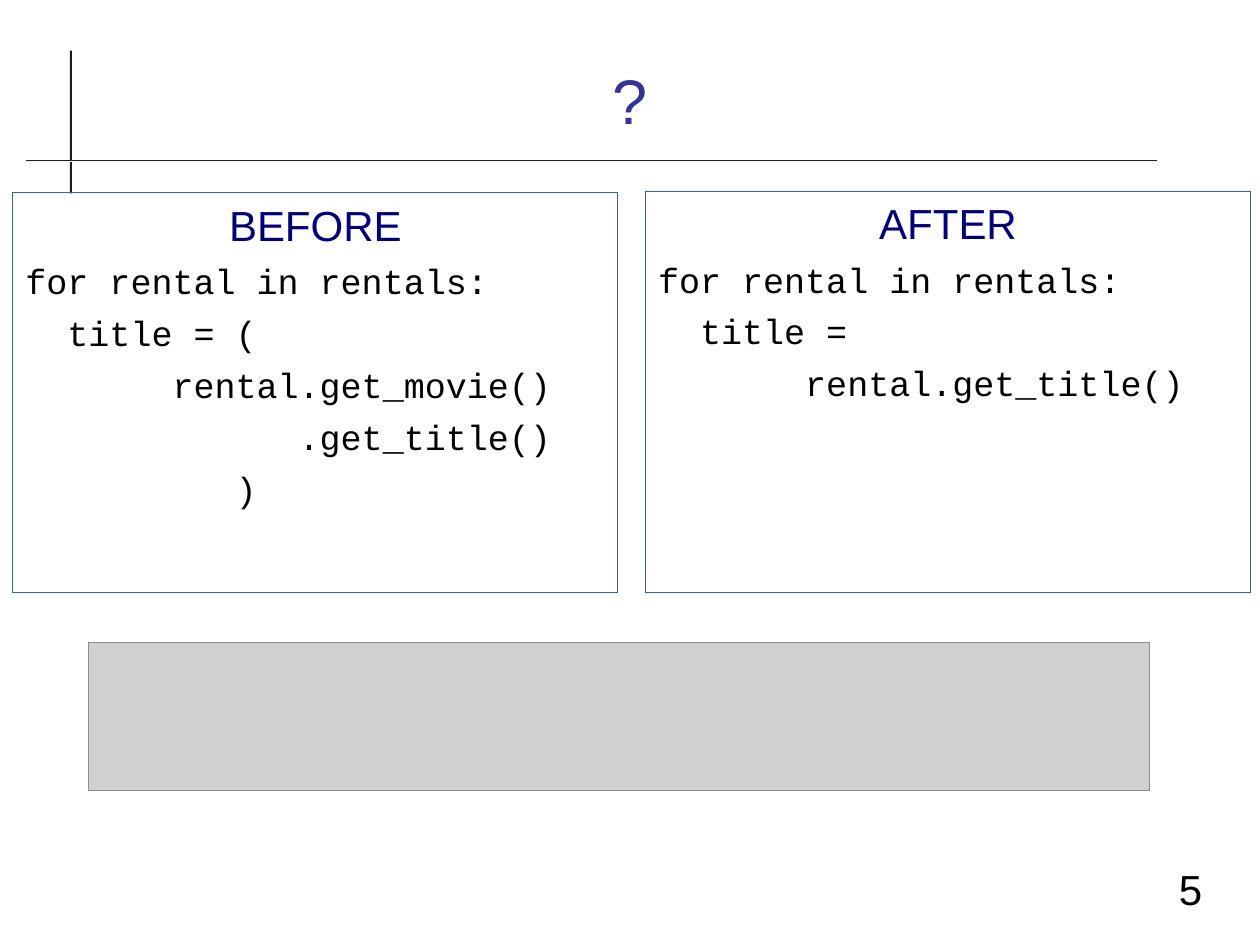
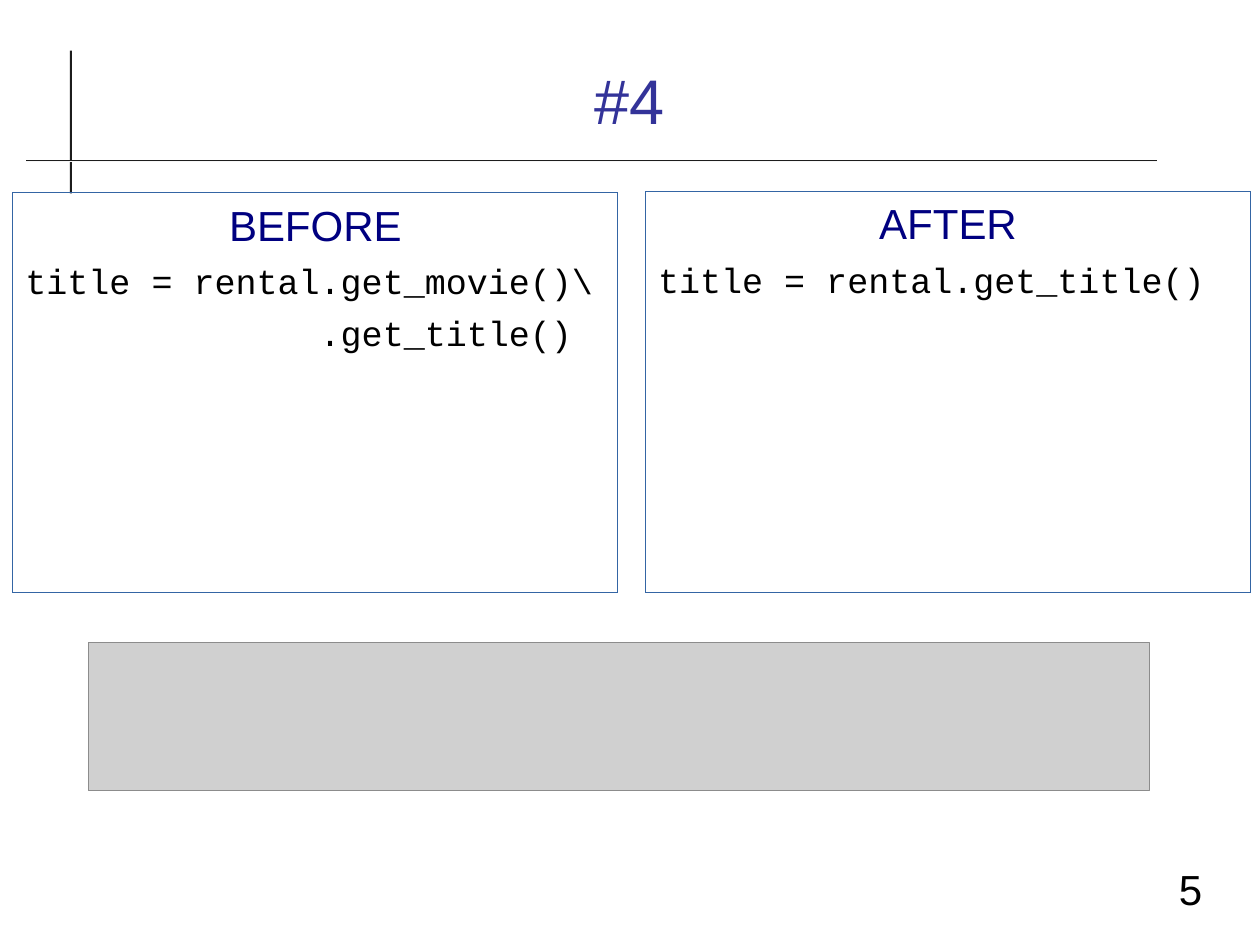
Before and after one commit to cpske/ISP, a slide deck: slide 5 of refactoring/Refactoring-Review.odp. Drawn at 1260x945 pixels with LibreOffice and Linux fonts; fonts in the diff are those of the drawing; grey boxes stand for pictures. Boxes give left, top, right and bottom in pixels: in the first picture for what was removed or moved away, otherwise in the second. Text is boxed around its words. In the diff, an @@ line names an element or a change of style, - is before the commit and + after.

```diff
--- a/refactoring/Refactoring-Review.odp
+++ b/refactoring/Refactoring-Review.odp
@@ title at (595, 80, 665, 124): text changed @@
-?
+#4
@@ text at (13, 193, 617, 592): paragraph removed @@
-)
@@ text at (658, 268, 1204, 301): text changed @@
-for rental in rentals:
-title =
-rental.get_title()
+title = rental.get_title()
@@ text at (25, 270, 593, 302): text changed @@
-for rental in rentals:
-title = (
-rental.get_movie()
+title = rental.get_movie()\
```
Also in this commit, not shown: 14 other slides changed, 2 slides added, 2 other files.
